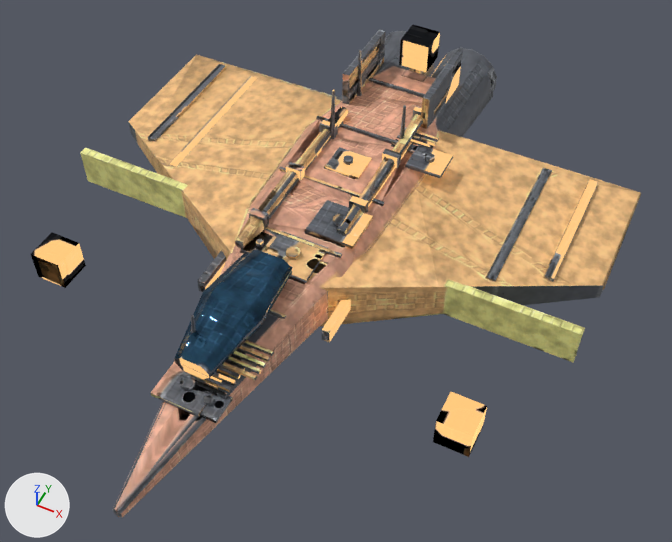
What one commit did to the glTF model tools/asset_factory/deliveries/npc2_r4/sd_npc_raider.glb.
Before and after are seen from a 50 mm lens placed at (0.47, -0.855, 0.976), pointed at (0.059, -0.034, -0.051). The lights are fixed; the arrows at lower left show +X, +Y and +Z. The first picture is the older version. Where no turn or scale is listed for an object, it has been applied to the vertices. Vertices at exactly the same position are counted once.

The first picture shows 'LOD0_body', 'LOD1_body'.
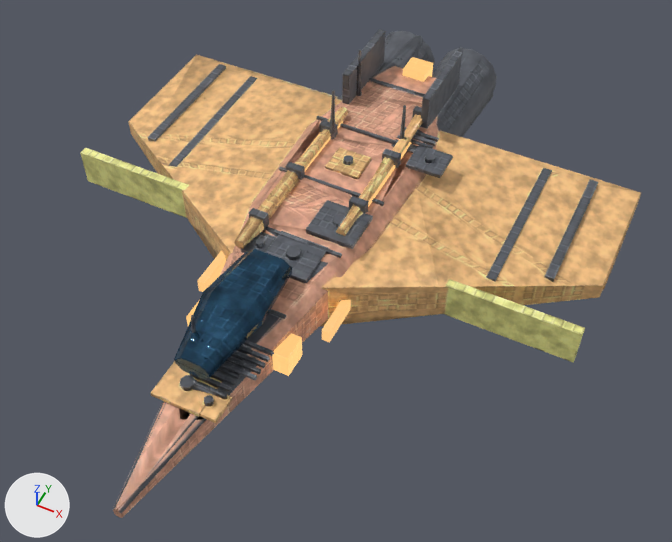
What differs and where, as boxes (x1, y1, x2, y2) in the pictures (672 x 542 px; the box of a moved part takes in the faces that stretch with it):
'LOD0_body', reshaped (8% narrower): before (31, 25, 641, 518); after (80, 29, 641, 518)
part 1 of me_lod0_body, moved or reshaped: before (433, 392, 487, 457); after (272, 333, 302, 376)
part 2 of me_lod0_body, moved or reshaped (mostly hidden afterwards): before (31, 232, 86, 288); after (186, 301, 199, 326)
part 3 of me_lod0_body, moved or reshaped: before (399, 25, 440, 72); after (402, 57, 433, 82)
part 4 of me_lod0_body, surface changed: before (31, 25, 632, 518); after (113, 29, 632, 518)
part 5 of me_lod1_body, surface changed: before (174, 65, 640, 422); after (174, 36, 640, 422)

The edits, one by one:
me_lod0_body is used by ob_lod0_body; location (0.0, 0.0, 0.0).
me_lod0_body had 1230 vertices, 2217 faces and spanned x -0.42..0.42, y -0.5..0.5, z -0.104..0.104.
me_lod0_body now has 1230 vertices, 2213 faces and spans x -0.42..0.42, y -0.5..0.5, z -0.104..0.104.
me_lod0_body part 1: the loose piece of 8 vertices spanning x 0.295..0.345, y -0.225..-0.175, z -0.074..-0.024 is scaled about its middle by 0.8, then moved by (-0.26, 0.0, 0.0).
me_lod0_body part 2: the loose piece of 8 vertices spanning x -0.345..-0.295, y -0.225..-0.175, z -0.074..-0.024 is scaled about its middle by 0.8, then moved by (0.26, 0.0, 0.0).
me_lod0_body part 3: the loose piece of 8 vertices spanning x -0.025..0.025, y 0.375..0.425, z 0.026..0.076 is scaled about its middle by 0.8, then moved by (0.0, 0.0, -0.056).
me_lod0_body part 4: 1516 kept faces spanning x -0.42..0.42, y -0.5..0.5, z -0.104..0.104 get new texture (UV) coordinates.
me_lod1_body is used by ob_lod1_body; location (0.0, 0.0, 0.0).
me_lod1_body had 393 vertices, 652 faces and spanned x -0.422..0.422, y -0.501..0.5, z -0.105..0.104.
me_lod1_body now has 394 vertices, 650 faces and spans x -0.422..0.422, y -0.501..0.5, z -0.105..0.104.
me_lod1_body part 5: 323 kept faces spanning x -0.422..0.422, y -0.356..0.5, z -0.105..0.104 get new texture (UV) coordinates.
Edits to the shape of me_lod1_body do not show in these pictures.
